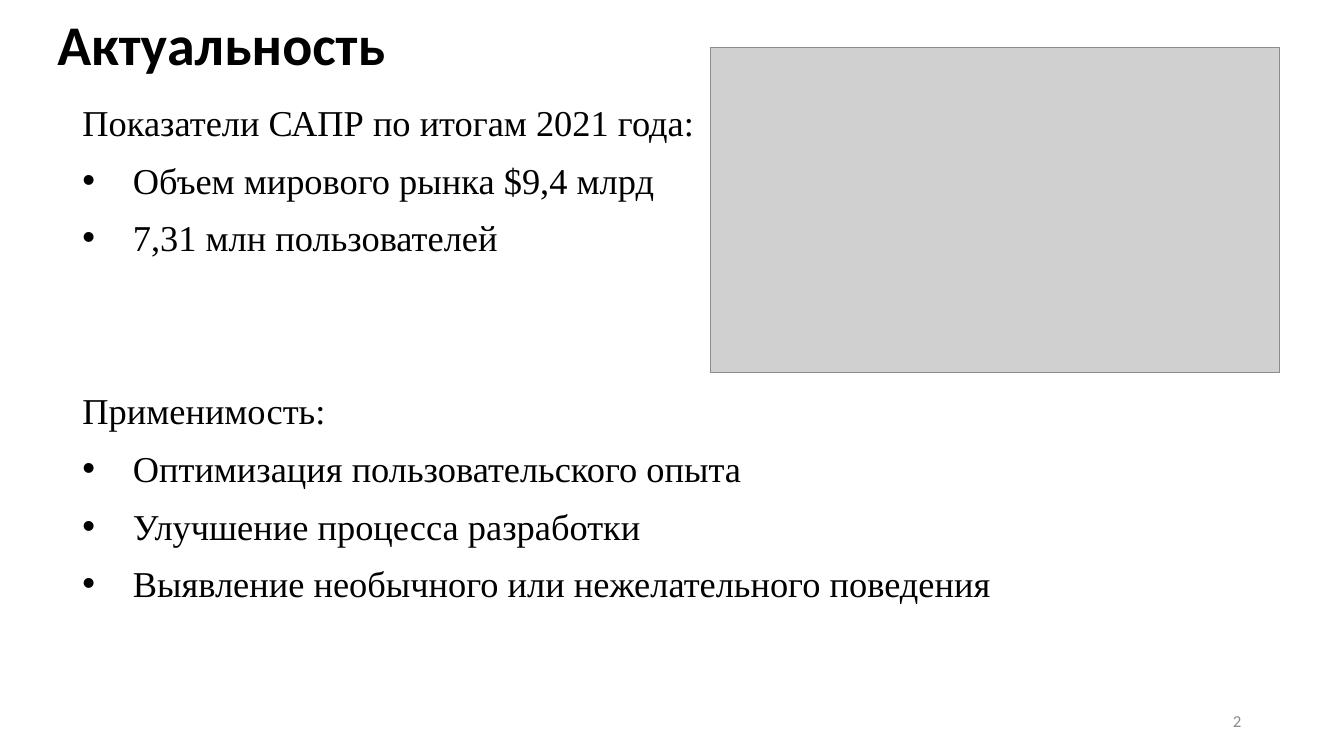
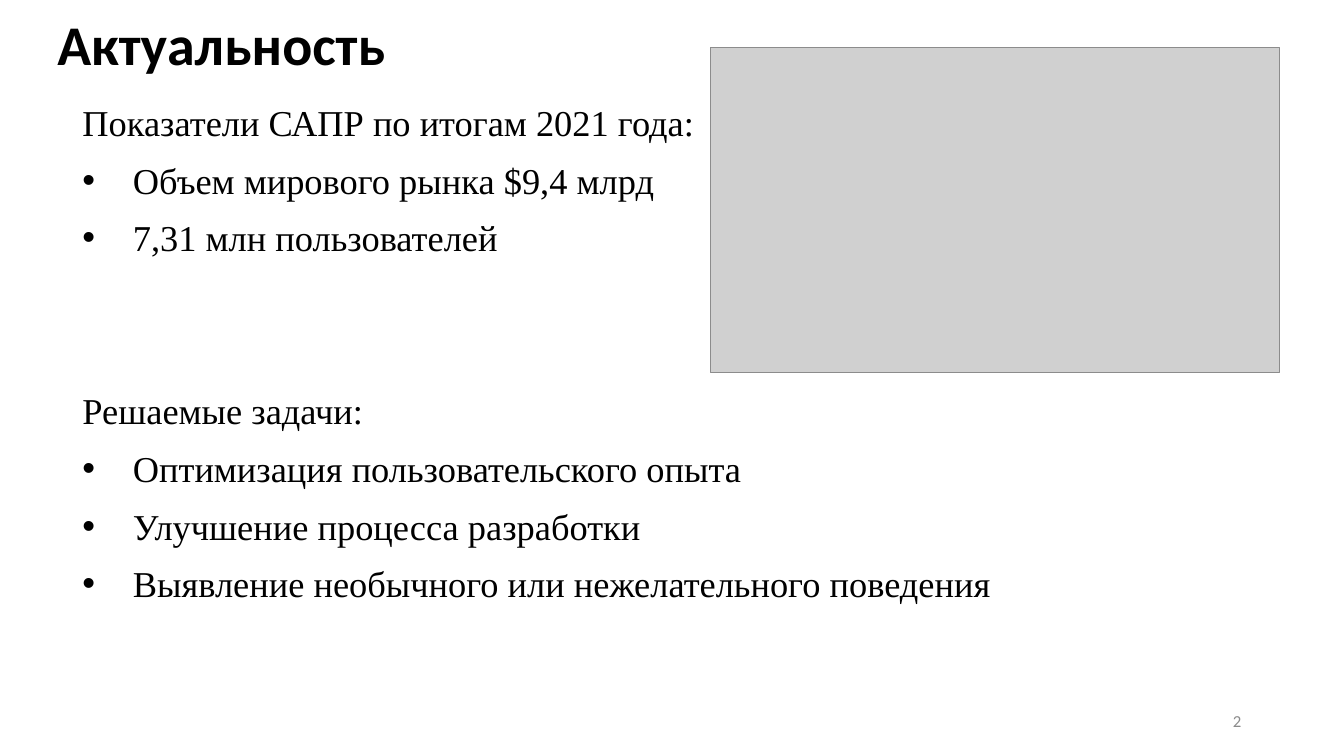
Before and after one commit to Inlucker/8semestr, a slide deck: slide 2 of ВКР/Презентация/ПронинАС_ВКР_презентация.pptx. Drawn at 1344x756 pixels with LibreOffice and Linux fonts; fonts in the diff are those of the drawing; grey boxes stand for pictures. Boxes give left, top, right and bottom in pixels: in the first picture for what was removed or moved away, otherwise in the second. Text is boxed around its words. In the diff, an @@ line names an element or a change of style, - is before the commit and + after.

```diff
--- a/ВКР/Презентация/ПронинАС_ВКР_презентация.pptx
+++ b/ВКР/Презентация/ПронинАС_ВКР_презентация.pptx
@@ text at box(82, 400, 363, 431): text changed @@
-Применимость:
+Решаемые задачи:
```
Also in this commit, not shown: 2 other slides changed, 4 slides removed, 2 other files.
